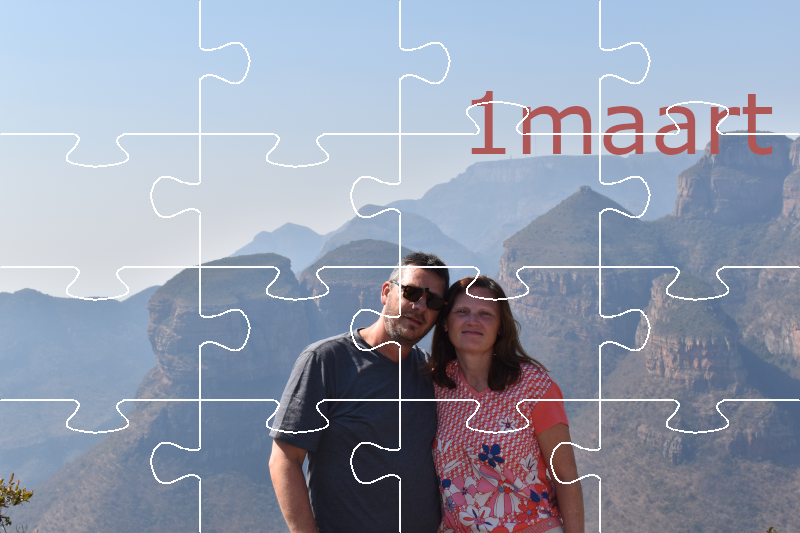
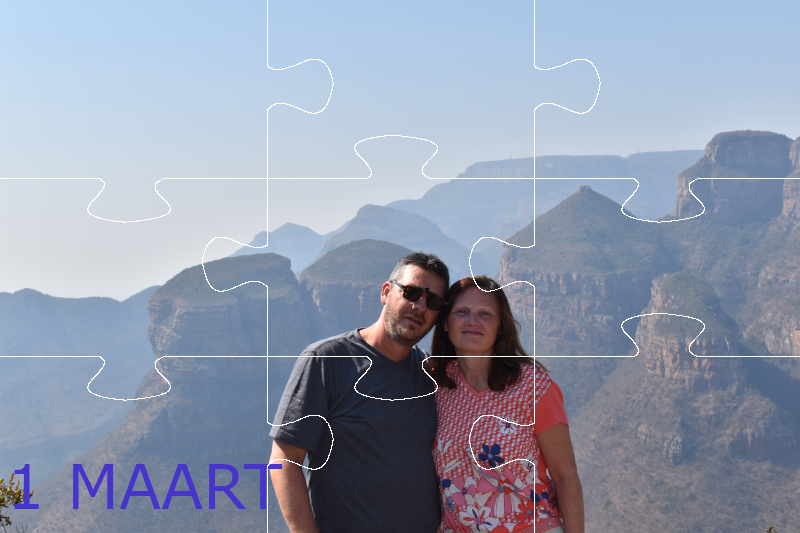
Comparing the layer stacks of the two 800 x 533 images. Changes:
painted on "Foto 10 Zuid-Afrika.JPG" over (0, 0, 800, 533)
